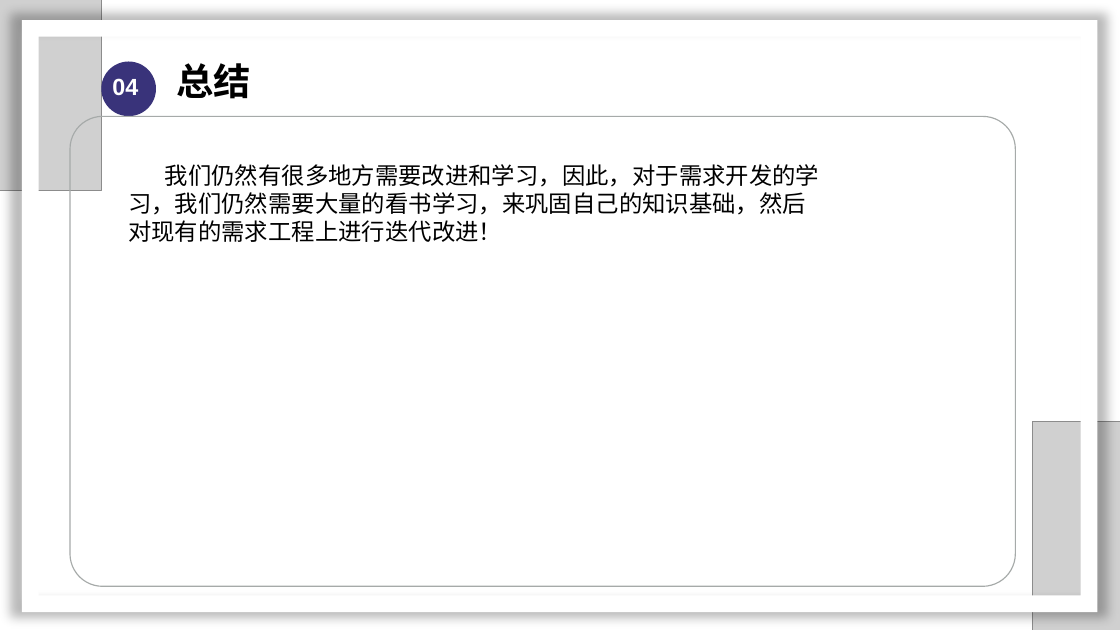
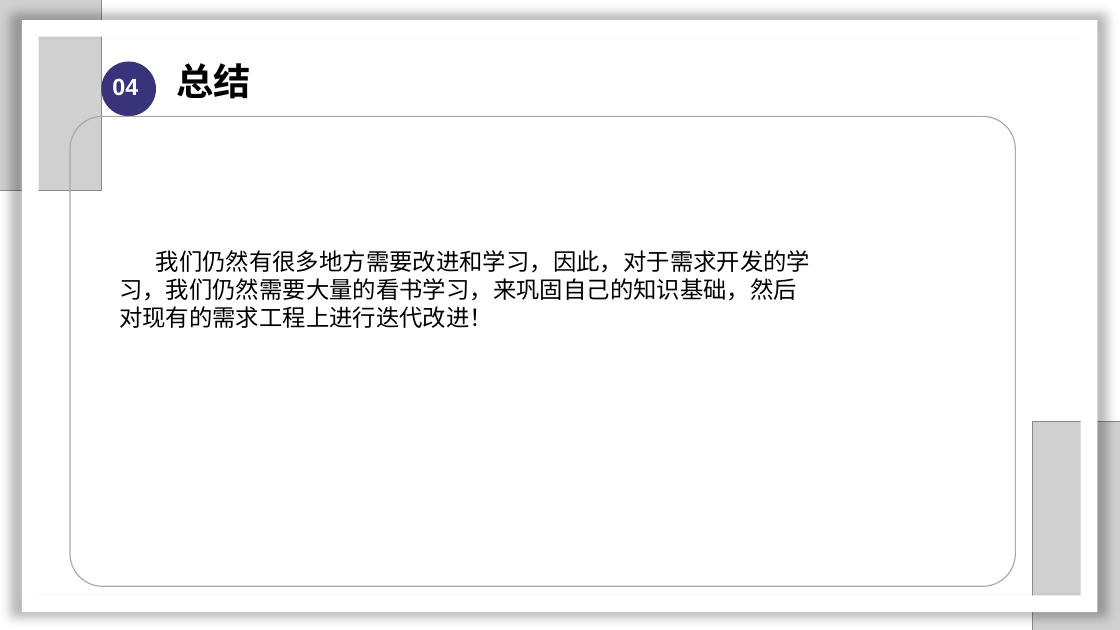
Before and after one commit to SarielX98/PRD2018G14, a slide deck: slide 43 of 受控文档/PPT/软件需求工程审核PPT.pptx. Drawn at 1120x630 pixels with LibreOffice and Linux fonts; fonts in the diff are those of the drawing; grey boxes stand for pictures; background and template pictures are left out. Boxes give left, top, right and bottom in pixels: in the first picture for what was removed or moved away, otherwise in the second. Text is boxed around its words. In the diff, an @@ line names an element or a change of style, - is before the commit and + after.

```diff
--- a/受控文档/PPT/软件需求工程审核PPT.pptx
+++ b/受控文档/PPT/软件需求工程审核PPT.pptx
@@ text "我们仍然有很多地方需要改进和学习，因此，对于需求开发的学习，我们仍然需要大量的看书学习，来巩固自己的知识基础，然后对现有 ..." moved from (x1=128, y1=164, x2=820, y2=242) to (x1=119, y1=250, x2=811, y2=328) @@
```
Also in this commit, not shown: 11 other slides changed, 4 slides added.
